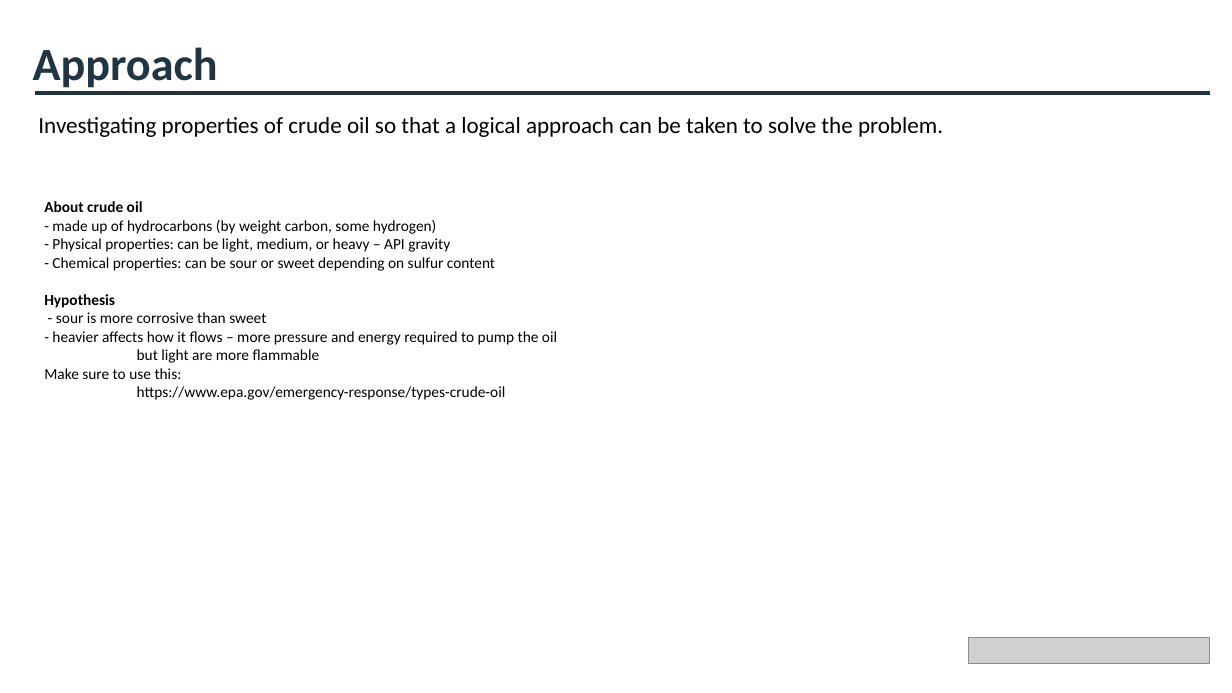
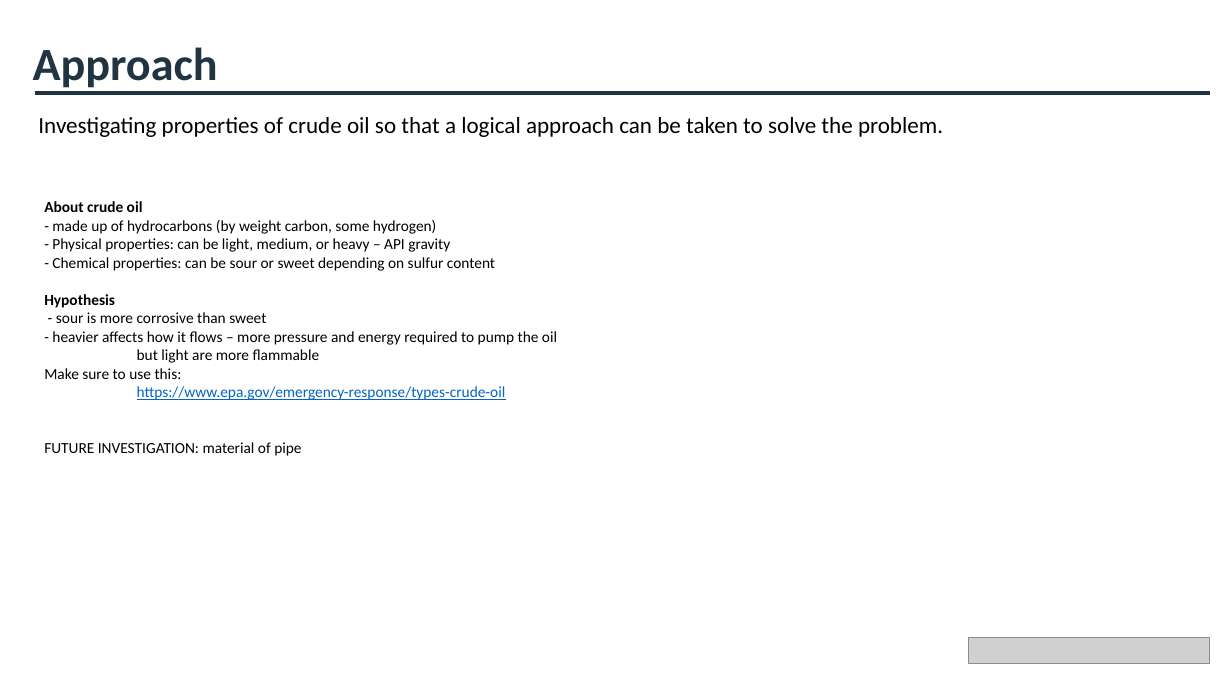
Before and after one commit to cameronmackinnon/crude_oil_accidents, a slide deck: slide 9 of presentations/Pipeline Accidents Presentation v0.pptx (slide 5 before the commit). Drawn at 1232x693 pixels with LibreOffice and Linux fonts; fonts in the diff are those of the drawing; grey boxes stand for pictures. Boxes give left, top, right and bottom in pixels: in the first picture for what was removed or moved away, otherwise in the second. Text is boxed around its words. In the diff, an @@ line names an element or a change of style, - is before the commit and + after.

```diff
--- a/presentations/Pipeline Accidents Presentation v0.pptx
+++ b/presentations/Pipeline Accidents Presentation v0.pptx
@@ text at box(137, 386, 506, 400): text colour #000000 to #0563C1, underline on in "https://www.epa.gov/emergency-response/types-crude-oil" @@
@@ text at box(44, 442, 301, 456): paragraph added @@
+FUTURE INVESTIGATION: material of pipe
```
Also in this commit, not shown: 6 other slides changed, 7 slides added, 4 other files.
